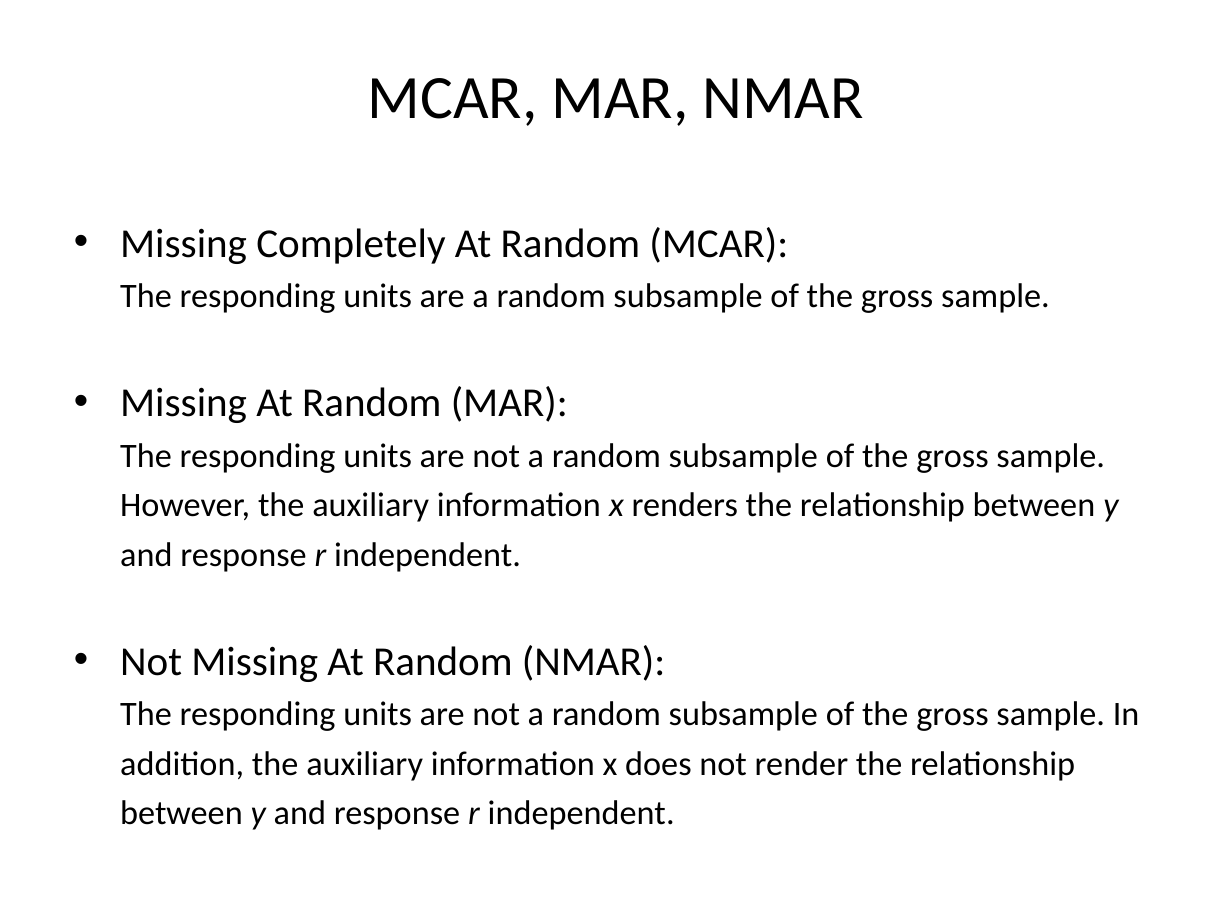
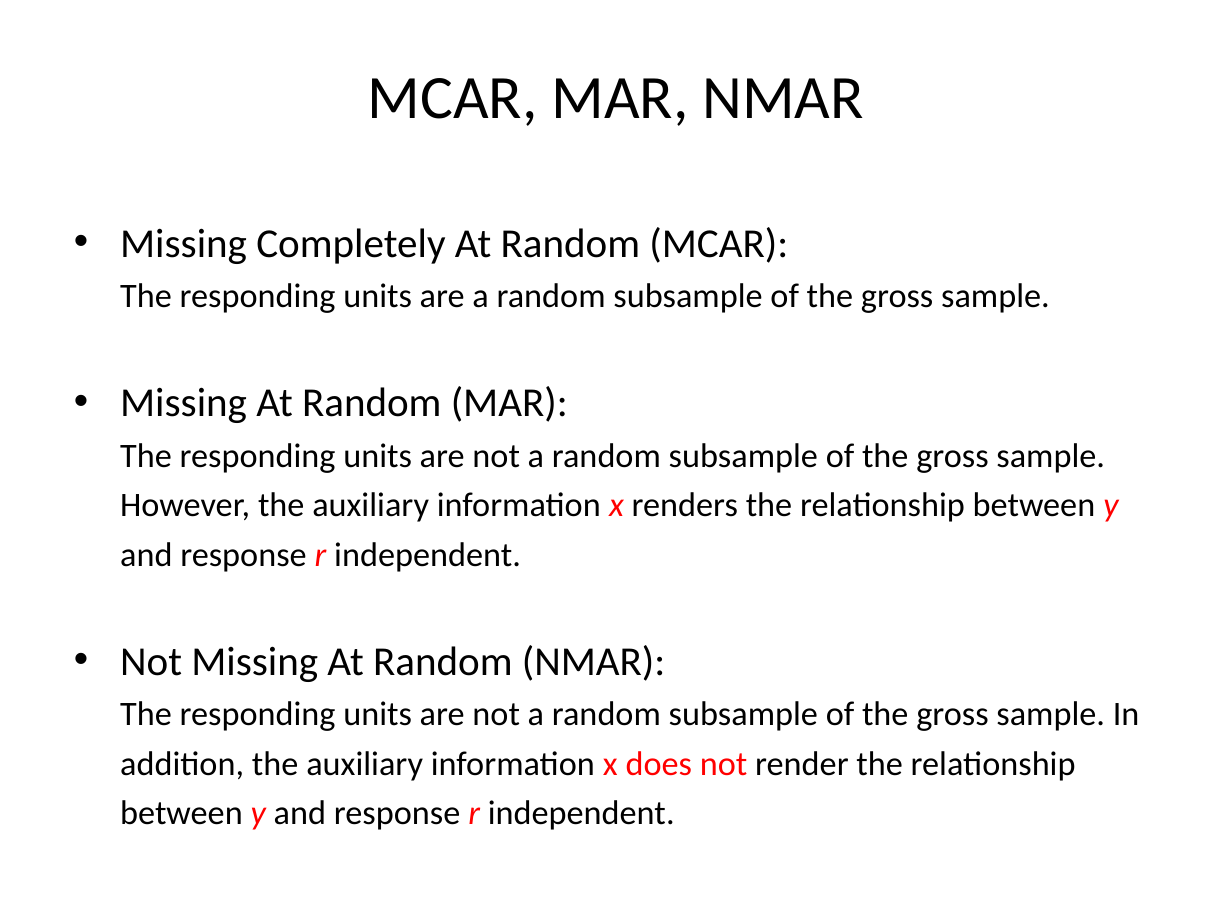
Before and after one commit to peterlugtig/peterlugtig.github.io, a slide deck: slide 15 of static/files/SDA/week9/lecture_week_9.pptx (slide 14 before the commit). Drawn at 1232x924 pixels with LibreOffice and Linux fonts; fonts in the diff are those of the drawing. Boxes give left, top, right and bottom in pixels: in the first picture for what was removed or moved away, otherwise in the second. Text is boxed around its words. In the diff, an @@ line names an element or a change of style, - is before the commit and + after.

```diff
--- a/static/files/SDA/week9/lecture_week_9.pptx
+++ b/static/files/SDA/week9/lecture_week_9.pptx
@@ text at [120, 386, 1140, 830]: text colour #000000 to #FF0000 in "x y r", "x does not y r" @@
```
Also in this commit, not shown: 8 other slides changed, 4 slides added, 18 slides removed, 23 other files.
